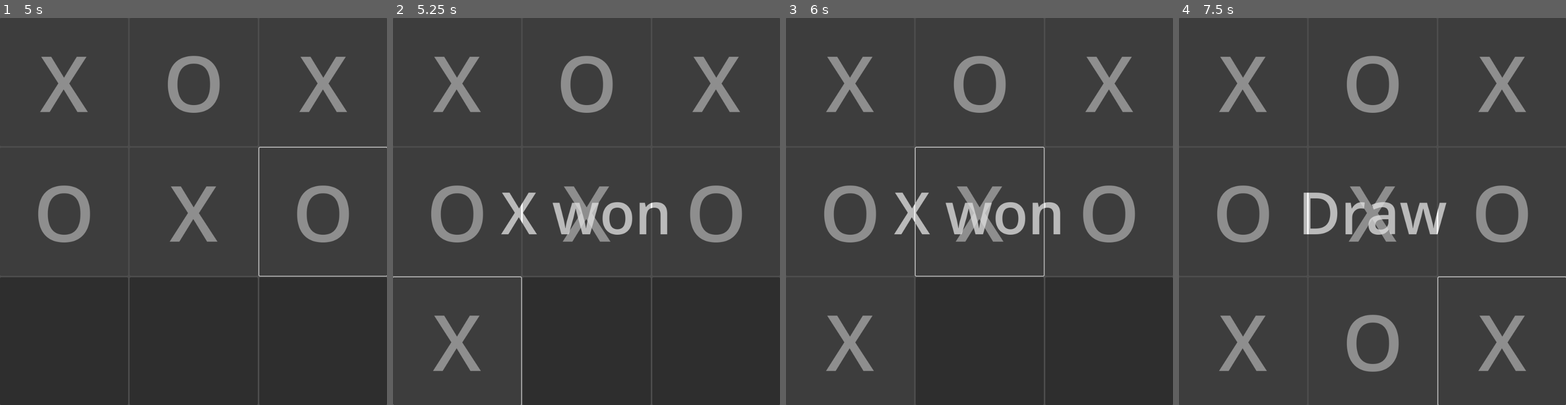
Above: before the commit, frames 1-4 (left to right).
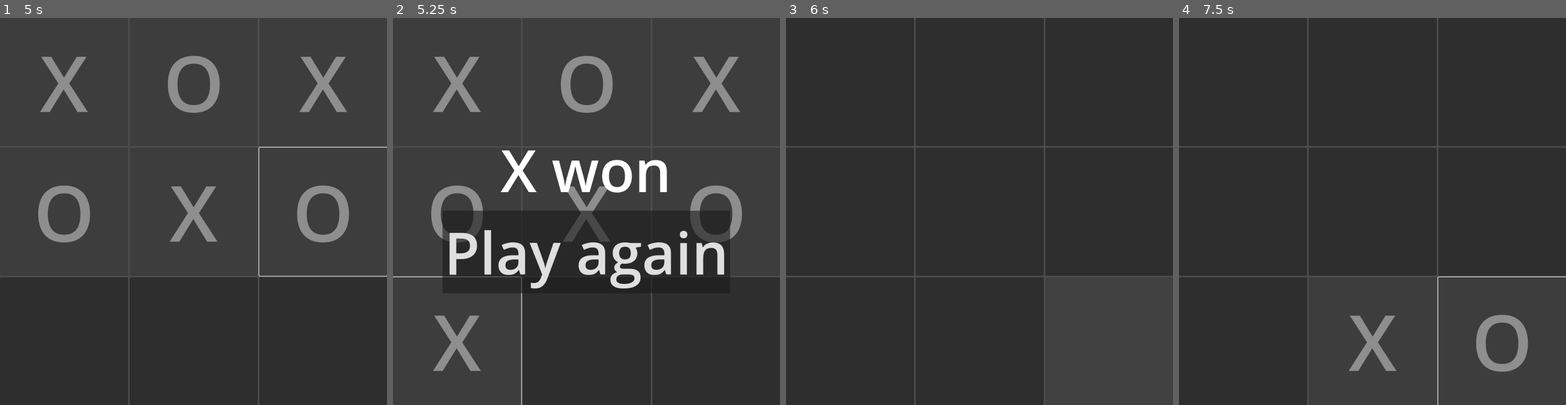
Above: after the commit, the same moments.

Repository: Vorgenstad/tic-tac-toe
Game: Godot game, scene res://scenes/game.tscn
Two runs of this game, one before a commit and one after it. Both use one fixed random seed, a clock stepped at 60 frames per second and the inputs below.
Inputs (mouse positions are in pixels of both pictures, inside the frame that each line leads up to):
- Up to frame 1 (5 s): click (65, 83) at 0.5 s; click (193, 83) at 1.25 s; click (325, 83) at 2 s; click (65, 211) at 2.75 s; click (193, 211) at 3.5 s; click (325, 211) at 4.25 s
- Up to frame 2 (5.25 s): click (458, 343) at 5 s
- Up to frame 3 (6 s): click (979, 250) at 5.75 s, where only the run after the commit has a clickable "Play again"
- Up to frame 4 (7.5 s): click (1372, 343) at 6.5 s; click (1504, 343) at 7.25 s

Frame 1 is identical in both runs. In frame 2, 7.6% of the frame differs, in the area x 12-88%, y 34-72%; in frame 3, 7.5%; in frame 4, 9.5%, in the area x 9-91%, y 9-92%.

Commit message:
Freezed game when over and added a restart button

Diff:
--- a/scenes/game.gd
+++ b/scenes/game.gd
@@ -60,3 +60,6 @@
 		3: return Constants.Winner.X
 		-3: return Constants.Winner.O
 		_: return Constants.Winner.NONE
+
+func _on_ui_restart_actioned() -> void:
+	get_tree().reload_current_scene()
--- a/scenes/game.tscn
+++ b/scenes/game.tscn
@@ -7,11 +7,12 @@
 [node name="Game" type="Node2D"]
 script = ExtResource("1_j3p2g")
 
+[node name="Board" parent="." instance=ExtResource("1_ggurm")]
+unique_name_in_owner = true
+
 [node name="UI" parent="." instance=ExtResource("3_avdt8")]
 unique_name_in_owner = true
 visible = false
 
-[node name="Board" parent="." instance=ExtResource("1_ggurm")]
-unique_name_in_owner = true
-
 [connection signal="cell_pressed" from="Board" to="." method="_on_board_cell_pressed"]
+[connection signal="restart_actioned" from="UI" to="." method="_on_ui_restart_actioned"]
--- a/scenes/ui.gd
+++ b/scenes/ui.gd
@@ -1,13 +1,18 @@
 class_name UI
 extends CanvasLayer
 
-@onready var _info_label = $InfoLabel
+signal restart_actioned
+
+@onready var _info_label = %InfoLabel
 
 func display_game_over(winner: Constants.Winner) -> void:
-    match winner:
-        Constants.Winner.X:
-            _info_label.text = "X won"
-        Constants.Winner.O:
-            _info_label.text = "O won"
-        Constants.Winner.NONE:
-            _info_label.text = "Draw"
+	match winner:
+		Constants.Winner.X:
+			_info_label.text = "X won"
+		Constants.Winner.O:
+			_info_label.text = "O won"
+		Constants.Winner.NONE:
+			_info_label.text = "Draw"
+
+func _on_restart_button_pressed() -> void:
+	restart_actioned.emit()
--- a/scenes/ui.tscn
+++ b/scenes/ui.tscn
@@ -5,17 +5,25 @@
 [node name="UI" type="CanvasLayer"]
 script = ExtResource("1_6ah4x")
 
-[node name="InfoLabel" type="Label" parent="."]
-anchors_preset = 8
-anchor_left = 0.5
-anchor_top = 0.5
-anchor_right = 0.5
-anchor_bottom = 0.5
-offset_left = -500.0
-offset_top = -11.5
-offset_right = 500.0
-offset_bottom = 11.5
+[node name="CenterContainer" type="CenterContainer" parent="."]
+anchors_preset = 15
+anchor_right = 1.0
+anchor_bottom = 1.0
 grow_horizontal = 2
 grow_vertical = 2
+
+[node name="VBoxContainer" type="VBoxContainer" parent="CenterContainer"]
+layout_mode = 2
+
+[node name="InfoLabel" type="Label" parent="CenterContainer/VBoxContainer"]
+unique_name_in_owner = true
+layout_mode = 2
 theme_override_font_sizes/font_size = 150
 horizontal_alignment = 1
+
+[node name="RestartButton" type="Button" parent="CenterContainer/VBoxContainer"]
+layout_mode = 2
+theme_override_font_sizes/font_size = 150
+text = "Play again"
+
+[connection signal="pressed" from="CenterContainer/VBoxContainer/RestartButton" to="." method="_on_restart_button_pressed"]
